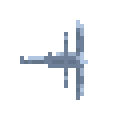
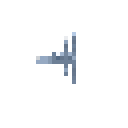
Revision of a layered 128 × 128 image; what changed, layer by layer:
painted on "Arrière-plan" over [20, 20, 88, 100]
